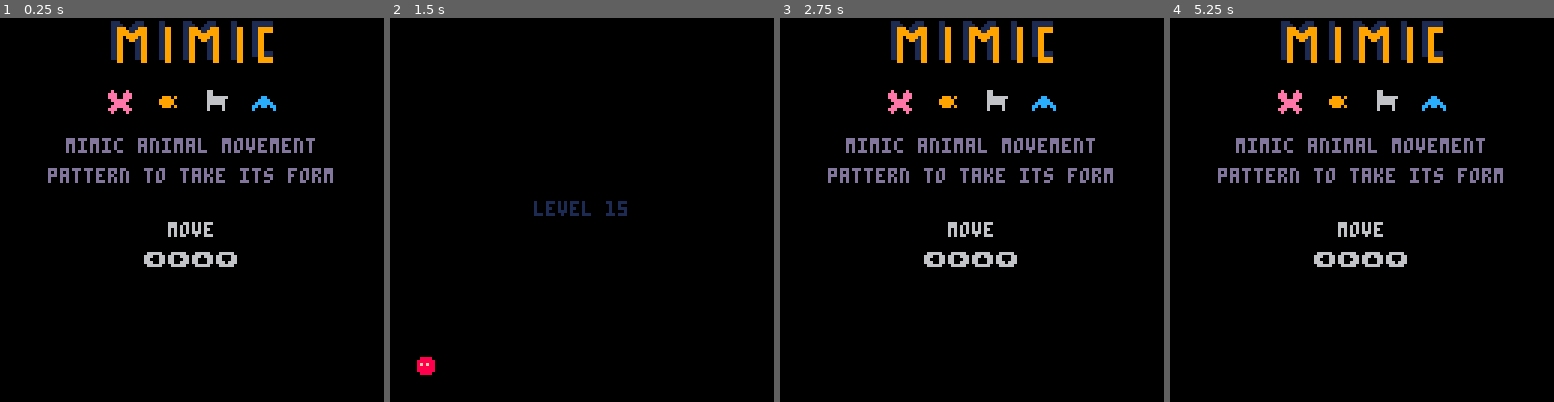
Above: before the commit, frames 1-4 (left to right).
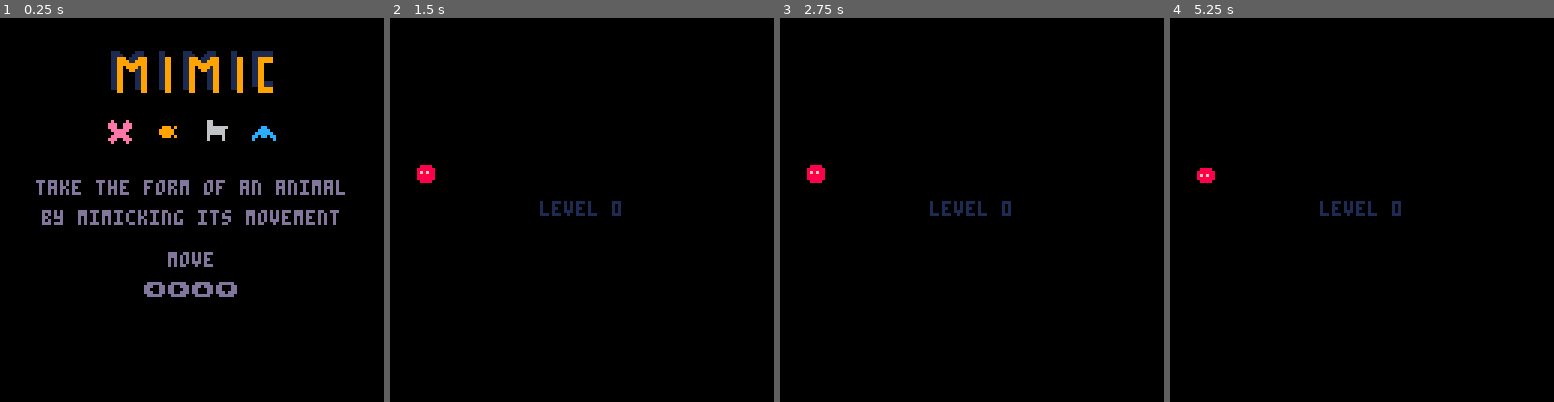
Above: after the commit, the same moments.

Repository: sourencho/mimic
Game: PICO-8 cartridge mimic.p8
Same seed, same stepped clock (60 frames per second), same inputs: the game is played once before the commit and once after it.
Inputs:
- Up to frame 1 (0.25 s): no input
- Up to frame 2 (1.5 s): tap O (Z key) at 0.33, 0.7, 1.43 s; tap X (X key) at 1.07 s
- Up to frame 3 (2.75 s): hold Left 1.97-2.37 s; tap X (X key) at 2.07, 2.4, 2.73 s; tap O (Z key) at 2.22 s; hold Down from 2.42 s (still down)
- Up to frame 4 (5.25 s): release Down at 2.82 s; hold Right 2.87-3.53 s; tap X (X key) every 0.33 s from 3.07 to 5.07 s; tap O (Z key) at 3.1, 3.98, 4.87 s; hold Up 3.58-4.08 s; hold Right 4.13-4.53 s; hold Down 4.58-5.08 s; hold Left from 5.13 s (still down)

The runs differ from the first frame. In frame 1, 11% of the frame differs, in the area x 9-90%, y 0-73%; in frame 2, 0.8%; in frame 3, 6.9%; in frame 4, 6.9%.

Commit message:
Disable Z opening splash screen to simplify controls

Diff:
--- a/mimic.p8
+++ b/mimic.p8
@@ -14,17 +14,17 @@
 dying_time = 90 -- number of frames dying npc is shown
 
 splash = true
-splash_inst_1 = "mimic animal movement"
-splash_inst_2 = "pattern to take its form"
+splash_inst_1 = "take the form of an animal"
+splash_inst_2 = "by mimicking its movement"
 splash_keys_1 = "move"
 splash_keys_2 = "\139\145\148\131"
-splash_keys_3 = "menu      reset"
+splash_keys_3 = "start \151"
 won_text = "★ you win ★"
 stuck_text = "press \151 to restart"
 
 level_size = 16
 level_count = 7
-start_level = 15
+start_level = 0
 
 debug_mode = false
 debug = "DEBUG\n"
@@ -474,8 +474,14 @@
     if (btnp(1)) pl.dx = 1
     if (btnp(2)) pl.dy = -1
     if (btnp(3)) pl.dy = 1
-    if (btnp(4)) splash = not splash
-    if (btnp(5)) change_level = level
+    -- if (btnp(4)) splash = not splash
+    if (btnp(5)) then
+        if splash then
+            splash = not splash
+        else
+            change_level = level
+        end
+    end
 end
 
 function reset_player_pattern()
@@ -678,19 +684,18 @@
 function draw_splash()
     cls()
 
-    print(splash_keys_3, hcenter(splash_keys_3), 95, 6)
-    print("\142", 38, 105, 6)
-    print("\151", 80, 105, 6)
+    print(splash_keys_3, hcenter(splash_keys_3)-2, 105, 8)
 
     if(tick % 60 > 0 and tick % 60 < 20) cls()
 
-    map(100,58,36,0,8,4)
-
-    print(splash_inst_1, hcenter(splash_inst_1), 40, 13)
-    print(splash_inst_2, hcenter(splash_inst_2), 50, 13)
-
-    print(splash_keys_1, hcenter(splash_keys_1), 68, 6)
-    print(splash_keys_2, 48, 78, 6)
+
+    map(100,58,36,10,8,4)
+
+    print(splash_inst_1, hcenter(splash_inst_1), 54, 13)
+    print(splash_inst_2, hcenter(splash_inst_2), 64, 13)
+
+    print(splash_keys_1, hcenter(splash_keys_1), 78, 13)
+    print(splash_keys_2, 48, 88, 13)
 end
 
 function draw_won()
@@ -931,17 +936,17 @@
 00000000000000000000000000000000088000000088000000000000000000000000000000000000000000000000000000000000000000000000000000000000
 00000000000000000000000000000000088000000088000000000000000000000714b0b01414141414141414141414070714b0b0141414141414141414141407
 00000000000000000088808000880800088888880088888800000000008800000000000000000000000000000000000000000000000000000000000000000000
-00000000000000000888880008888000088888800088888080000880080080080714b0141414141414141414141414070714b014141414141414000000141407
+00000000000000000888880008888000088888800088888080000880080080080714b0000000000000000000001414070714b000000000000000000000141407
 00000000000000000888880008888000088888800088888008008008800008800000000000000000000000000000000000000000000000000000000000000000
-00000000000000000088808000880800080000800080008000880000000000000714b0140212420212422214141414070714b014021242021242224200141407
+00000000000000000088808000880800080000800080008000880000000000000714b0000212420212422200001414070714b000021242021242224200141407
 00000000000000000000000000000000080000800088008800000000000000000000000000000000000000000000000000000000000000000000000000000000
-00000000000000000000000000000000000000000000000000000000000000000714b0140313430313432314141414070714b014031343031343234100141407
+00000000000000000000000000000000000000000000000000000000000000000714b0000313430313432300001414070714b000031343031343234100141407
 00000000000000000800008000800800000000000000000000000000000000000000000000000000000000000000000000000000000000000000000000000000
-00000000000000008880088808888880000880008000000800000000000000000714b0141414141414141414141414070714b014141414141414000000141407
+00000000000000008880088808888880000880008000000800000000000000000714b0000000000000000000001414070714b000000000000000000000141407
 00000000000000008880088808888880008888008808808800000000000000000000000000000000000000000000000000000000000000000000000000000000
-00000000000000000888888000888800088888800888888000000000000000000714b0142d142c144c144d14141414070714b0b0b0b0b0b0b0b0b0b014141407
+00000000000000000888888000888800088888800888888000000000000000000714b0002d002c004c004d00141414070714b0b0b0b0b0b0b0b0b0b014141407
 00000000000000000088880000088000888008880088880000000000000000000000000000000000000000000000000000000000000000000000000000000000
-00000000000000000888888000888800800000080000000000000000000000000714b0b0b0b0b0b0b0b0b014b0141407070cb0b0b0b0b0b0b0b0b0b0b0141407
+00000000000000000888888000888800800000080000000000000000000000000714b0b0b0b0b0b0b0b0b000b0141407070cb0b0b0b0b0b0b0b0b0b0b0141407
 00000000000000008880088808888880000000000000000000000000000000000000000000000000000000000000000000000000000000000000000000000000
 00000000000000000800008000800800000000000000000000000000000000000707070707070707070707070707070707070707070707070707070707070707
 
Not shown, changed: .gitignore
